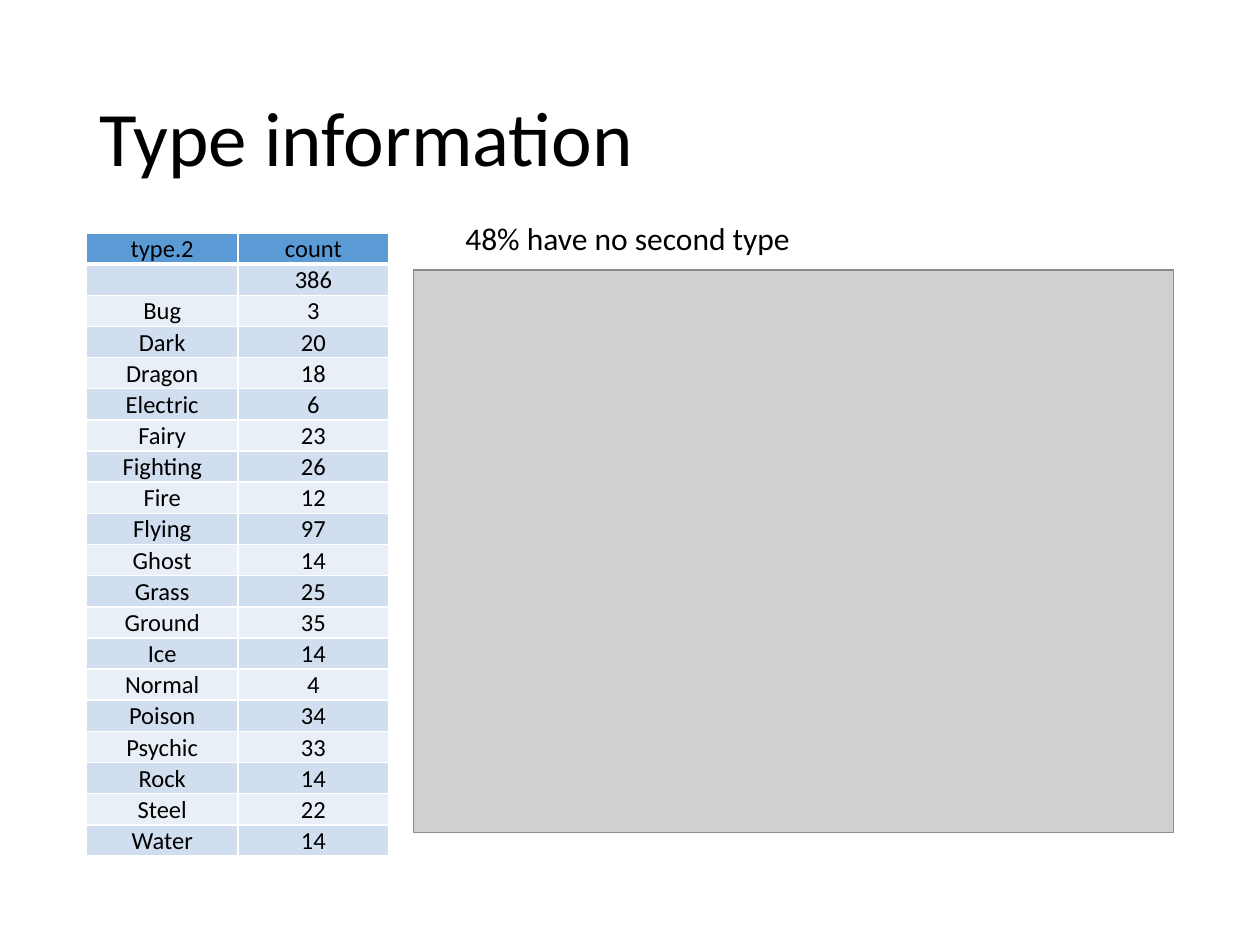
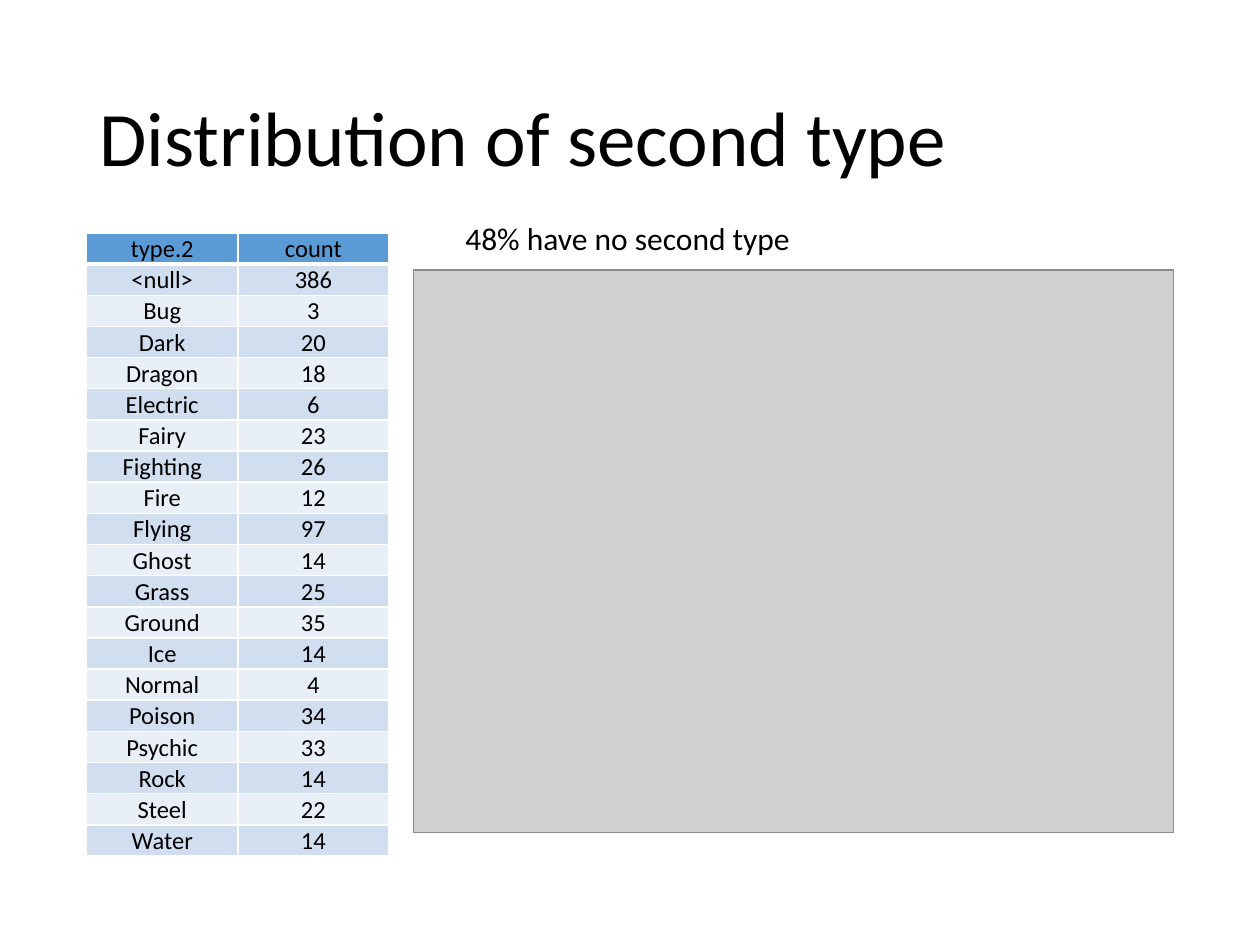
Before and after one commit to wwarriner/pokemon_battles, a slide deck: slide 13 of summary.pptx (slide 6 before the commit). Drawn at 1260x945 pixels with LibreOffice and Linux fonts; fonts in the diff are those of the drawing; grey boxes stand for pictures. Boxes give left, top, right and bottom in pixels: in the first picture for what was removed or moved away, otherwise in the second. Text is boxed around its words. In the diff, an @@ line names an element or a change of style, - is before the commit and + after.

```diff
--- a/summary.pptx
+++ b/summary.pptx
@@ title at [99, 112, 945, 179]: text changed @@
-Type information
+Distribution of second type
@@ table at [87, 233, 389, 853] @@
-row 2, column 1: 
+row 2, column 1: <null>
```
Also in this commit, not shown: 12 other slides changed, 8 slides added, 3 slides removed, 9 other files.
